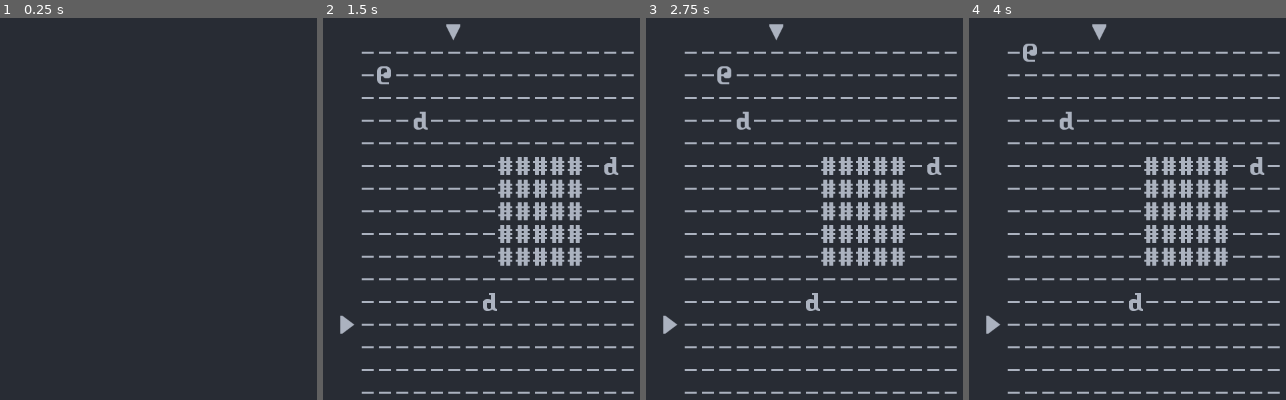
Above: before the commit, frames 1-4 (left to right).
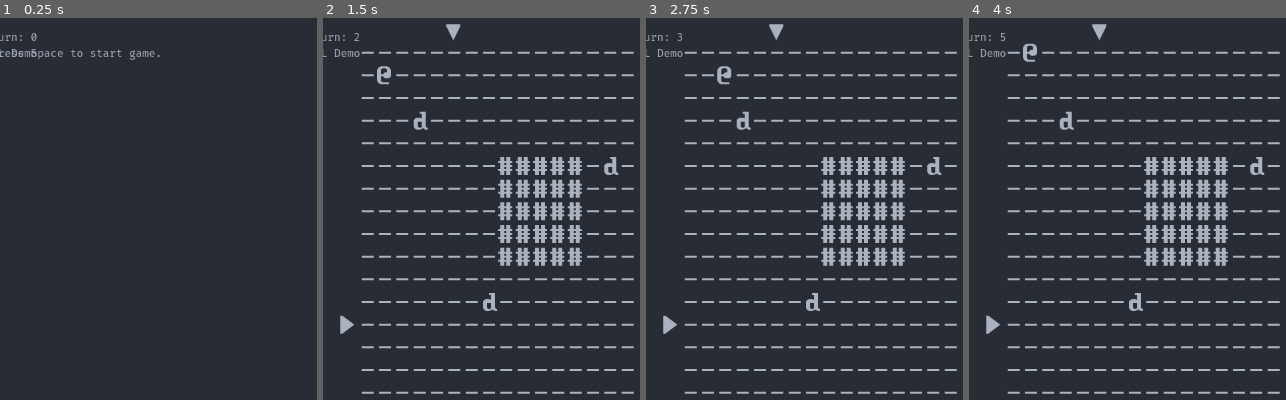
Above: after the commit, the same moments.

Repository: benjaminfrs/DragonsDescent
Game: Godot game, scene res://scene/main/MainScene.tscn
Two runs of this game, one before a commit and one after it. Both use one fixed random seed, a clock stepped at 60 frames per second and the inputs below.
Inputs:
- Up to frame 1 (0.25 s): no input
- Up to frame 2 (1.5 s): tap Space (init_world) at 0.5, 0.6, 1.25, 1.35 s; hold Right (move_right) 0.53-1.28 s; hold Down (move_down) from 1.28 s (still down)
- Up to frame 3 (2.75 s): tap Enter at 2 s; release Down (move_down) at 2.03 s; hold Right (move_right) from 2.03 s (still down); tap Space (init_world) at 2.1 s
- Up to frame 4 (4 s): tap Space (init_world) at 2.75, 2.85, 3.6 s; release Right (move_right) at 2.78 s; hold Up (move_up) 2.78-3.53 s; tap Enter at 3.5 s; hold Left (move_left) from 3.53 s (still down)

The runs differ from the first frame. In frame 1, 0.5% of the frame differs, in the area x 0-51%, y 3-11%; in frame 2, 0.2%; in frame 3, 0.2%; in frame 4, 0.2%.

Commit message:
Refactor GUI with widgets that receive signals from game nodes

Diff:
--- a/scene/main/DungeonGrid.gd
+++ b/scene/main/DungeonGrid.gd
@@ -1,4 +1,6 @@
 extends Node2D
+
+signal illegal_move(message)
 
 const InitWorld := preload("res://scene/main/InitWorld.gd")
 var _ref_InitWorld: InitWorld
@@ -21,11 +23,11 @@
 
 func is_legal_move(x: int, y: int) -> bool:
 	if not is_inside_dungeon(x, y):
-		print("Cannot leave dungeon")
+		emit_signal("illegal_move", "You cannot leave the dungeon >:D")
 		return false
 	if get_sprite_at_pos(x, y):
 		if get_sprite_at_pos(x, y).is_in_group(_new_GroupName.WALL):
-			print("You cannot move through walls...yet")
+			emit_signal("illegal_move", "You cannot move through walls...yet")
 			return false
 	return true
 
--- a/scene/main/EnemyAI.gd
+++ b/scene/main/EnemyAI.gd
@@ -1,7 +1,6 @@
 extends Node2D
 
 const Schedule := preload("res://scene/main/Schedule.gd")
-
 var _ref_Schedule: Schedule
 
 var _new_GroupName := preload("res://lib/GroupName.gd").new()
--- a/scene/main/MainScene.gd
+++ b/scene/main/MainScene.gd
@@ -1,12 +1,18 @@
 extends Node2D
 
 func _ready():
+	get_node("DungeonGrid").illegal_move.connect($MainGUI/MainHBox/ModeLine._on_DungeonGrid_illegal_move)
+
 	get_node("InitWorld").sprite_created.connect(get_node("PCMove")._on_InitWorld_sprite_created)
 	get_node("InitWorld").sprite_created.connect(get_node("Schedule")._on_InitWorld_sprite_created)
 	get_node("InitWorld").sprite_created.connect(get_node("DungeonGrid")._on_InitWorld_sprite_created)
 
+	$PCMove/PCAttack.pc_attacked.connect($MainGUI/MainHBox/ModeLine._on_PCAttack_pc_attacked)
+
 	get_node("Schedule").turn_started.connect(get_node("PCMove")._on_Schedule_turn_started)
 	get_node("Schedule").turn_started.connect(get_node("EnemyAI")._on_Schedule_turn_started)
+	get_node("Schedule").turn_started.connect($MainGUI/SidebarVBox._on_Schedule_turn_started)
+	get_node("Schedule").turn_ended.connect($MainGUI/MainHBox/ModeLine._on_Schedule_turn_ended)
 
 	get_node("RemoveObject").sprite_removed.connect(get_node("DungeonGrid")._on_RemoveObject_sprite_removed)
 	get_node("RemoveObject").sprite_removed.connect(get_node("Schedule")._on_RemoveObject_sprite_removed)
--- a/scene/main/MainScene.tscn
+++ b/scene/main/MainScene.tscn
@@ -1,23 +1,23 @@
-[gd_scene load_steps=10 format=3 uid="uid://bqietraj1ohmp"]
+[gd_scene load_steps=12 format=3 uid="uid://bqietraj1ohmp"]
 
 [ext_resource type="Script" path="res://scene/main/MainScene.gd" id="1_i68nt"]
 [ext_resource type="Script" path="res://scene/main/InitWorld.gd" id="2_s4hn8"]
-[ext_resource type="PackedScene" uid="uid://dcu2o1v0kyuwo" path="res://scene/gui/main_gui.tscn" id="3_5xmog"]
 [ext_resource type="Script" path="res://scene/main/PCMove.gd" id="4_ft5m1"]
 [ext_resource type="Script" path="res://scene/main/Schedule.gd" id="5_dn8oy"]
 [ext_resource type="Script" path="res://scene/main/PCAttack.gd" id="5_tcjt4"]
 [ext_resource type="Script" path="res://scene/main/EnemyAI.gd" id="6_2o3gm"]
 [ext_resource type="Script" path="res://scene/main/DungeonGrid.gd" id="7_5pbrr"]
+[ext_resource type="FontFile" uid="uid://b1day01kiq4ll" path="res://resource/FiraCode-Regular.ttf" id="9_cjhmu"]
 [ext_resource type="Script" path="res://scene/main/RemoveObject.gd" id="9_no2xi"]
+[ext_resource type="Script" path="res://scene/main/Mode Line.gd" id="10_gwwe3"]
+[ext_resource type="Script" path="res://scene/main/SidebarVBox.gd" id="10_tvu8q"]
 
-[node name="Node2D" type="Node2D"]
+[node name="MainScene" type="Node2D"]
 position = Vector2(-33, 37)
 script = ExtResource("1_i68nt")
 
 [node name="InitWorld" type="Node2D" parent="."]
 script = ExtResource("2_s4hn8")
-
-[node name="MainGUI" parent="." instance=ExtResource("3_5xmog")]
 
 [node name="PCMove" type="Node2D" parent="."]
 script = ExtResource("4_ft5m1")
@@ -36,3 +36,38 @@
 
 [node name="RemoveObject" type="Node2D" parent="."]
 script = ExtResource("9_no2xi")
+
+[node name="MainGUI" type="MarginContainer" parent="."]
+offset_right = 40.0
+offset_bottom = 40.0
+theme_override_constants/margin_left = 20
+theme_override_constants/margin_top = 20
+theme_override_constants/margin_right = 1180
+theme_override_constants/margin_bottom = 1180
+
+[node name="MainHBox" type="HBoxContainer" parent="MainGUI"]
+layout_mode = 2
+
+[node name="ModeLine" type="Label" parent="MainGUI/MainHBox"]
+layout_mode = 2
+size_flags_horizontal = 3
+size_flags_vertical = 8
+theme_override_colors/font_color = Color(0.670588, 0.698039, 0.74902, 1)
+theme_override_fonts/font = ExtResource("9_cjhmu")
+script = ExtResource("10_gwwe3")
+
+[node name="SidebarVBox" type="VBoxContainer" parent="MainGUI"]
+custom_minimum_size = Vector2(180, 0)
+layout_mode = 2
+script = ExtResource("10_tvu8q")
+
+[node name="Turn" type="Label" parent="MainGUI/SidebarVBox"]
+layout_mode = 2
+size_flags_vertical = 3
+theme_override_colors/font_color = Color(0.670588, 0.698039, 0.74902, 1)
+theme_override_fonts/font = ExtResource("9_cjhmu")
+
+[node name="Help" type="Label" parent="MainGUI/SidebarVBox"]
+layout_mode = 2
+theme_override_colors/font_color = Color(0.670588, 0.698039, 0.74902, 1)
+theme_override_fonts/font = ExtResource("9_cjhmu")
--- /dev/null
+++ b/scene/main/Mode Line.gd
@@ -0,0 +1,19 @@
+extends Label
+
+var _new_GroupName := preload("res://lib/GroupName.gd").new()
+
+func _ready() -> void:
+	text = "Press Space to start game."
+
+
+func _on_Schedule_turn_ended(current_sprite: Sprite2D):
+	if current_sprite.is_in_group(_new_GroupName.PC):
+		text = ""
+
+
+func _on_DungeonGrid_illegal_move(message: String):
+	text = message
+
+
+func _on_PCAttack_pc_attacked(message: String):
+	text = message
--- a/scene/main/PCAttack.gd
+++ b/scene/main/PCAttack.gd
@@ -1,4 +1,6 @@
 extends Node2D
+
+signal pc_attacked(message)
 
 const DungeonGrid := preload("res://scene/main/DungeonGrid.gd")
 var _ref_DungeonGrid: DungeonGrid
@@ -19,5 +21,5 @@
 	pass
 
 func attack(x: int, y: int):
-	print("You swing at the dwarf!")
+	emit_signal("pc_attacked", "You swing at the dwarf!")
 	_ref_RemoveObject.remove(x, y)
--- a/scene/main/Schedule.gd
+++ b/scene/main/Schedule.gd
@@ -1,6 +1,7 @@
 extends Node2D
 
 signal turn_started(current_sprite)
+signal turn_ended(current_sprite)
 
 var _pointer: int = 0
 
@@ -9,6 +10,7 @@
 
 func end_turn() -> void:
 	#print("{0}: End turn.".format([_get_current().name]))
+	emit_signal("turn_ended", _get_current())
 	_goto_next()
 	emit_signal("turn_started", _get_current())
 
--- /dev/null
+++ b/scene/main/SidebarVBox.gd
@@ -0,0 +1,24 @@
+extends VBoxContainer
+
+var _new_GroupName := preload("res://lib/GroupName.gd").new()
+
+var _turn_counter: int = 0
+var _turn_text: String = "Turn: {0}"
+
+@onready var _label_help: Label = get_node("Help")
+@onready var _label_turn: Label = get_node("Turn")
+
+
+func _ready() -> void:
+	_label_help.text = "RL Demo"
+	_update_turn()
+
+
+func _on_Schedule_turn_started(current_sprite: Sprite2D):
+	if current_sprite.is_in_group(_new_GroupName.PC):
+		_turn_counter += 1
+		_update_turn()
+
+
+func _update_turn() -> void:
+	_label_turn.text = _turn_text.format([_turn_counter])
